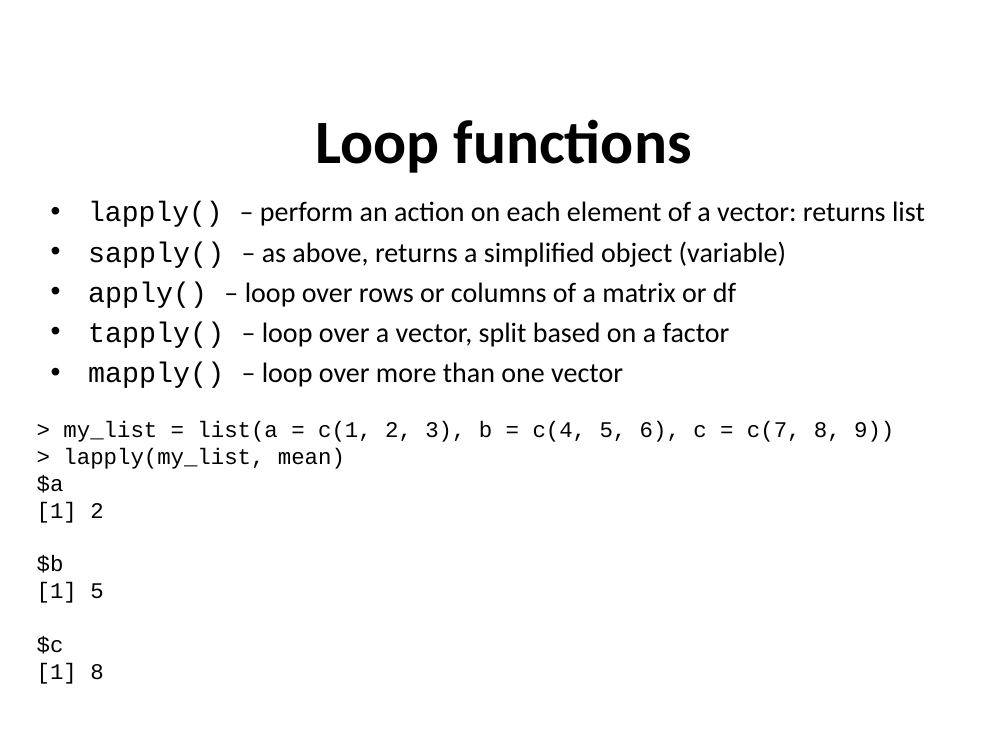
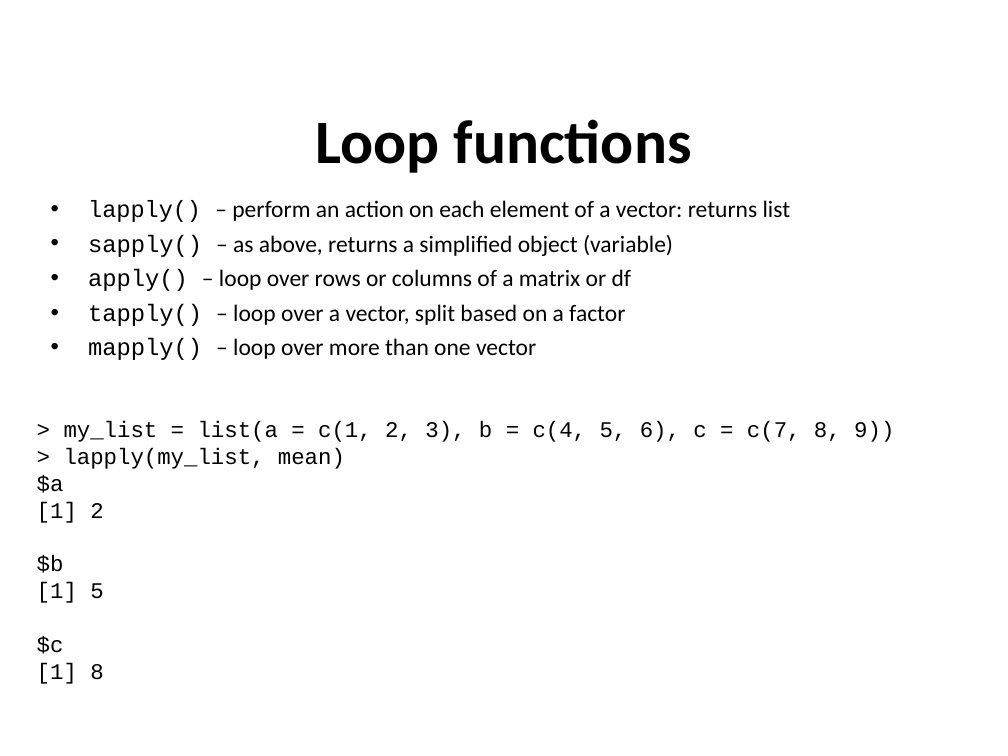
Before and after one commit to sraorao/IFPN_R_intro_MT2022, a slide deck: slide 19 of powerpoint/Session2.pptx. Drawn at 1008x756 pixels with LibreOffice and Linux fonts; fonts in the diff are those of the drawing. Boxes give left, top, right and bottom in pixels: in the first picture for what was removed or moved away, otherwise in the second. Text is boxed around its words. In the diff, an @@ line names an element or a change of style, - is before the commit and + after.

```diff
--- a/powerpoint/Session2.pptx
+++ b/powerpoint/Session2.pptx
@@ text "lapply() – perform an action ..." at (x1=88, y1=200, x2=791, y2=360): size 20.1 to 16.8 pt in "lapply() – perform an action on each ...", "– as above, returns a simplified object ...", "– loop over rows or columns of ...", "– loop over a vector, split based ..." and 1 more places; size 20.2 to 16.9 pt in "sapply()", "apply()", "tapply()", "mapply()" @@
```
Also in this commit, not shown: 7 other slides changed.
